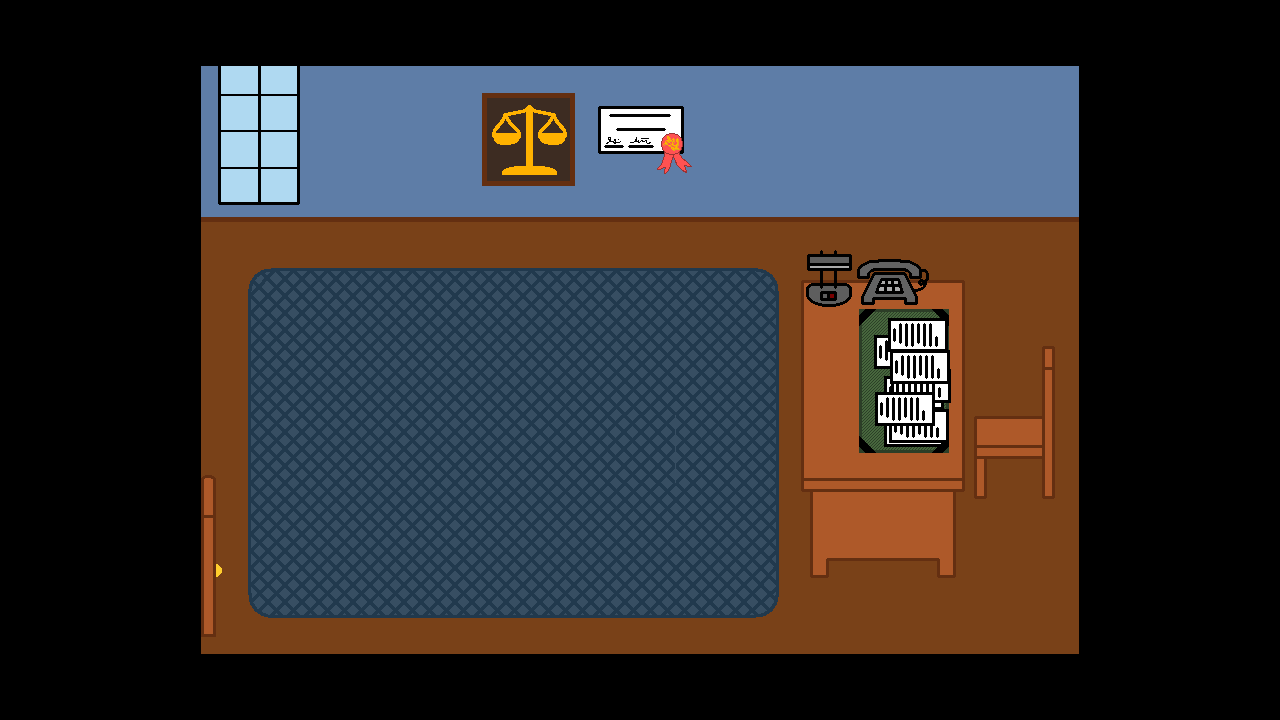
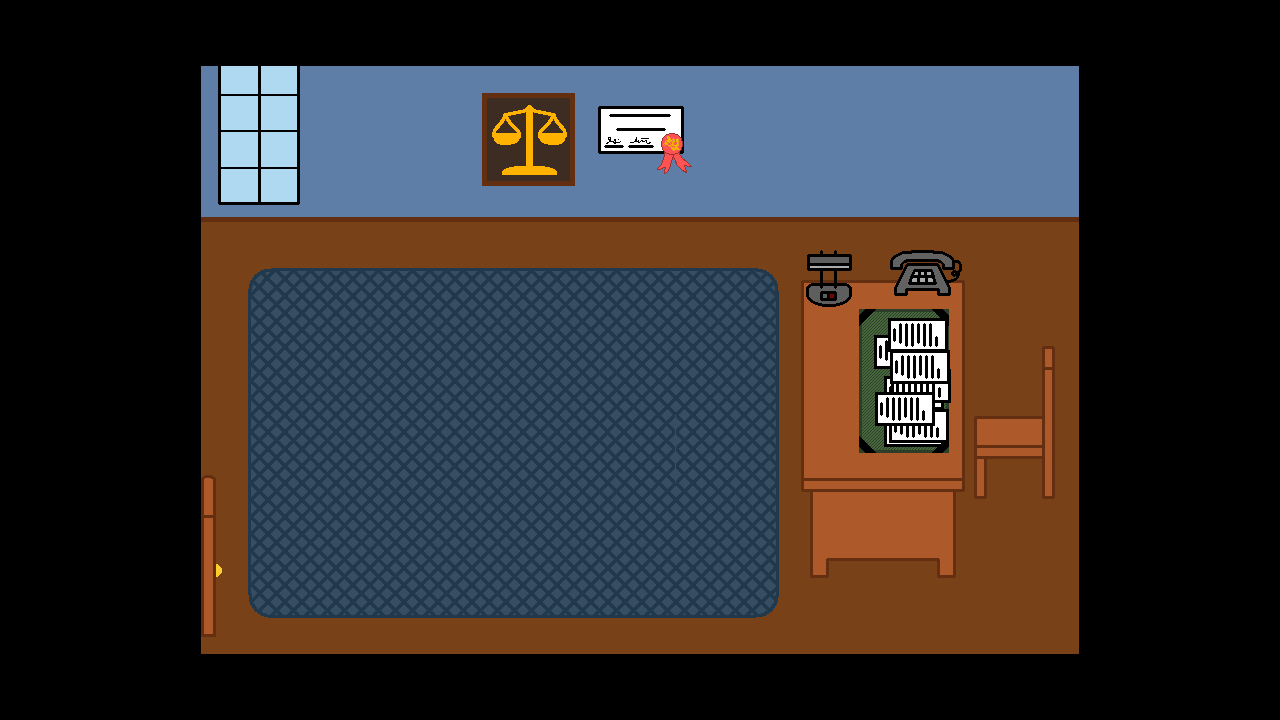
Layer changes from the first 1280×720 image to the second:
painted on "spr_rm06_phone" over [857, 250, 962, 305]
painted on "spr_rm06_desk2" over [861, 280, 956, 305]
